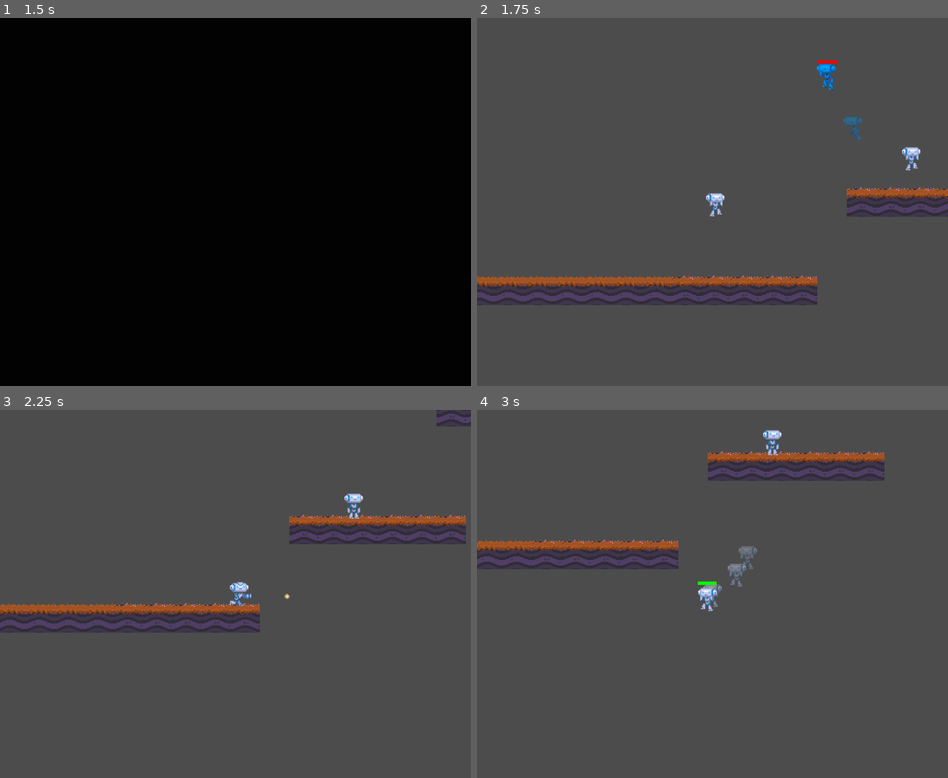
Above: before the commit, frames 1-4 (two rows, left to right).
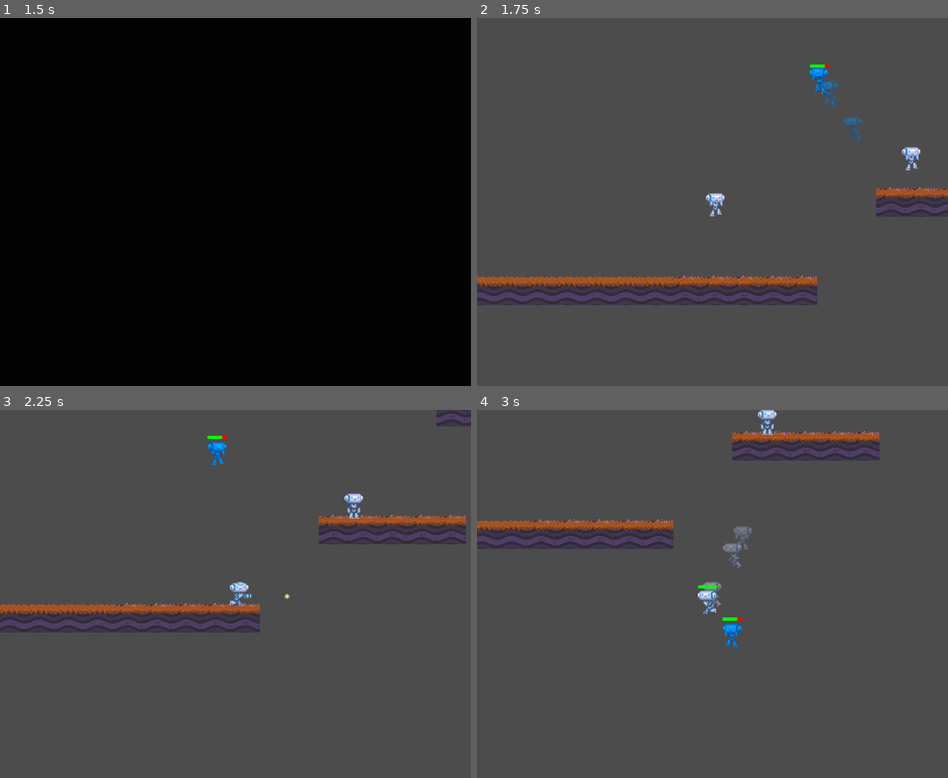
Above: after the commit, the same moments.

Repository: evsey9/ProjectTheta
Game: Godot game, scene res://Scenes/Menus/MainMenu/title.tscn
The game is run twice, just before and just after one commit, with the same random seed, the same clock (stepped at 60 frames per second) and the same inputs.
Inputs:
- Up to frame 1 (1.5 s): click "START" at 0.5 s; hold Right (move_right) from 1.28 s (still down); hold X (jump) from 1.28 s (still down)
- Up to frame 2 (1.75 s): keep holding Right (move_right); keep holding X (jump)
- Up to frame 3 (2.25 s): keep holding Right (move_right); release X (jump) at 2.03 s; tap Z (shoot) at 2.1 s
- Up to frame 4 (3 s): tap X (jump) at 2.27, 2.3, 2.57 s; release Right (move_right) at 2.78 s; hold Left (move_left) from 2.78 s (still down); hold Shift (sprint) from 2.78 s (still down)

Frame 1 is identical in both runs. In frame 2, 0.8% of the frame differs, in the area x 70-85%, y 11-54%; in frame 3, 0.6%; in frame 4, 9.0%, in the area x 0-87%, y 0-65%.

Commit message:
improved follower robot AI

Diff:
--- a/Scenes/Levels/level1.tscn
+++ b/Scenes/Levels/level1.tscn
@@ -11,7 +11,7 @@
 [node name="TileMap" type="TileMap" parent="."]
 tile_set = ExtResource( 1 )
 format = 1
-tile_data = PoolIntArray( -327659, 5, 0, -327658, 5, 0, -327 …(118 unchanged characters)… , 5, 0, -65515, 5, 0, -65514, 5, 0, 196619, 5, 0, 196620, 5, 0, 196621, 5, 0, 196622, 5, 0, 19 …(222 unchanged characters)…
+tile_data = PoolIntArray( -327659, 5, 0, -327658, 5, 0, -327 …(118 unchanged characters)… , 5, 0, -65515, 5, 0, -65514, 5, 0, 196620, 5, 0, 196621, 5, 0, 196622, 5, 0, 19 …(222 unchanged characters)…
 
 [node name="robotbase" parent="." instance=ExtResource( 2 )]
 position = Vector2( 844, 107 )
--- a/Scenes/Menus/MainMenu/title.tscn
+++ b/Scenes/Menus/MainMenu/title.tscn
@@ -151,7 +151,6 @@
 custom_colors/font_color = Color( 0, 0, 0, 1 )
 text = "LEAVE"
 flat = true
-
 [connection signal="button_down" from="mainMenu/start" to="." method="_on_start_button_down"]
 [connection signal="button_down" from="mainMenu/options" to="." method="_on_options_button_down"]
 [connection signal="button_down" from="mainMenu/credits" to="." method="_on_credits_button_down"]
--- a/Scenes/Objects/FollowerRobot/followerrobot.gd
+++ b/Scenes/Objects/FollowerRobot/followerrobot.gd
@@ -1,5 +1,5 @@
 extends "res://Scenes/Objects/RobotBase/robotbase.gd"
-const STOP_RANGE = 50
+const STOP_RANGE = 32
 const SPRINT_RANGE = 256
 # Declare member variables here. Examples:
 # var a = 2
@@ -15,6 +15,11 @@
 
 func _handle_acts():
 	._handle_acts()
+	var space_state = get_world_2d().direct_space_state
+	var under_long = space_state.intersect_ray(position + Vector2(0*$sprite.scale.x,27), position+Vector2(0*$sprite.scale.x, 512), [self])
+	var front_next = space_state.intersect_ray(position + Vector2(0,27), position+Vector2(64*$sprite.scale.x,27), [self,player])
+	var back_next = space_state.intersect_ray(position + Vector2(0,27), position+Vector2(-64*$sprite.scale.x,27), [self,player])
+	#print(result)
 	var to_player = player.position - self.position
 	if abs(to_player.x) > STOP_RANGE:
 		if player.position > self.position:
@@ -23,6 +28,10 @@
 			act_move_left = true
 		if abs(to_player.x) > SPRINT_RANGE:
 			act_sprint = true
-	if not is_on_floor():
+	if (not is_on_floor() and under_long.empty()) or front_next:
 		act_jump = true
 		act_jump_pressed = true
+	else:
+		act_jump = false
+		act_jump_pressed = false
+		act_jump_released = true
--- a/Scenes/Objects/RobotBase/robotbase.gd
+++ b/Scenes/Objects/RobotBase/robotbase.gd
@@ -27,6 +27,7 @@
 var sprintcd = 0
 var speedmult = 1
 var sprintjump = false
+var jumping = false
 var linear_vel = Vector2()
 var onair_time = 0 #
 var on_floor = false
@@ -64,6 +65,7 @@
 	# Detect Floor
 	if is_on_floor():
 		onair_time = 0
+		jumping = false
 
 	on_floor = onair_time < MIN_ONAIR_TIME
 	speedmult = 1
@@ -108,7 +110,8 @@
 	target_speed *= WALK_SPEED * speedmult
 	linear_vel.x = lerp(linear_vel.x, target_speed, 0.3)
 	# Jumping
-	if on_floor and act_jump_pressed:
+	if on_floor and act_jump_pressed and not jumping:
+		jumping = true
 		linear_vel.y = -JUMP_SPEED
 		if sprint:
 			sprinttime -= SPRINT_JUMP_TIME_COST
